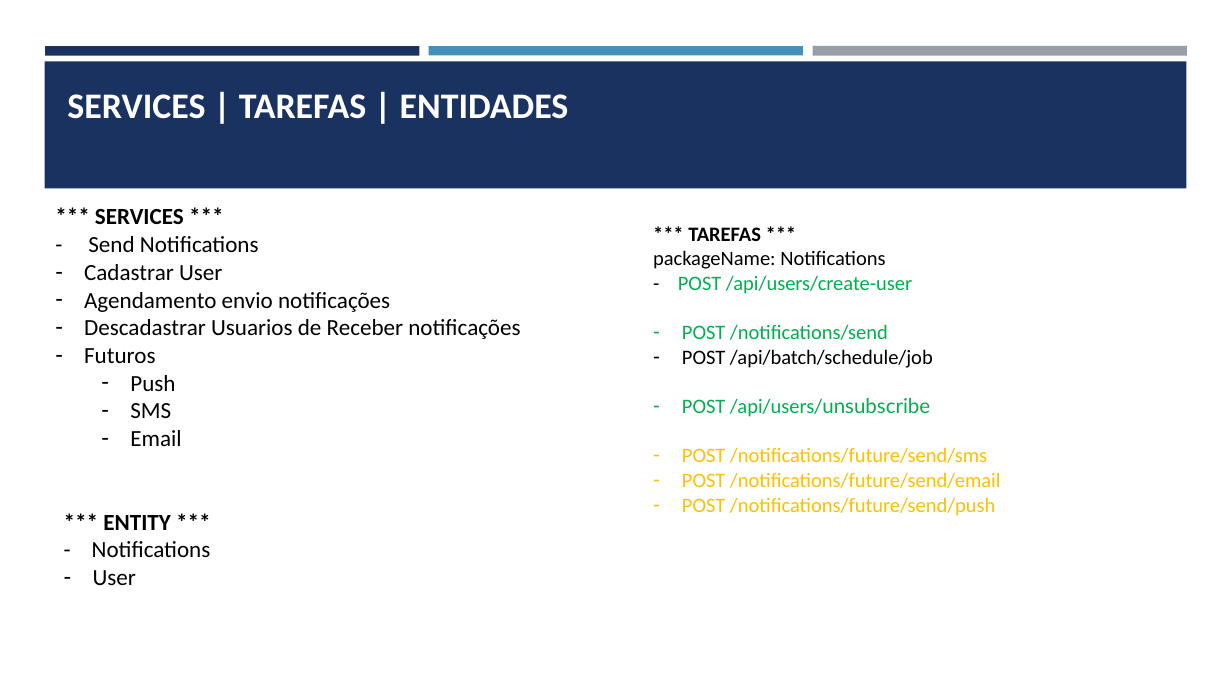
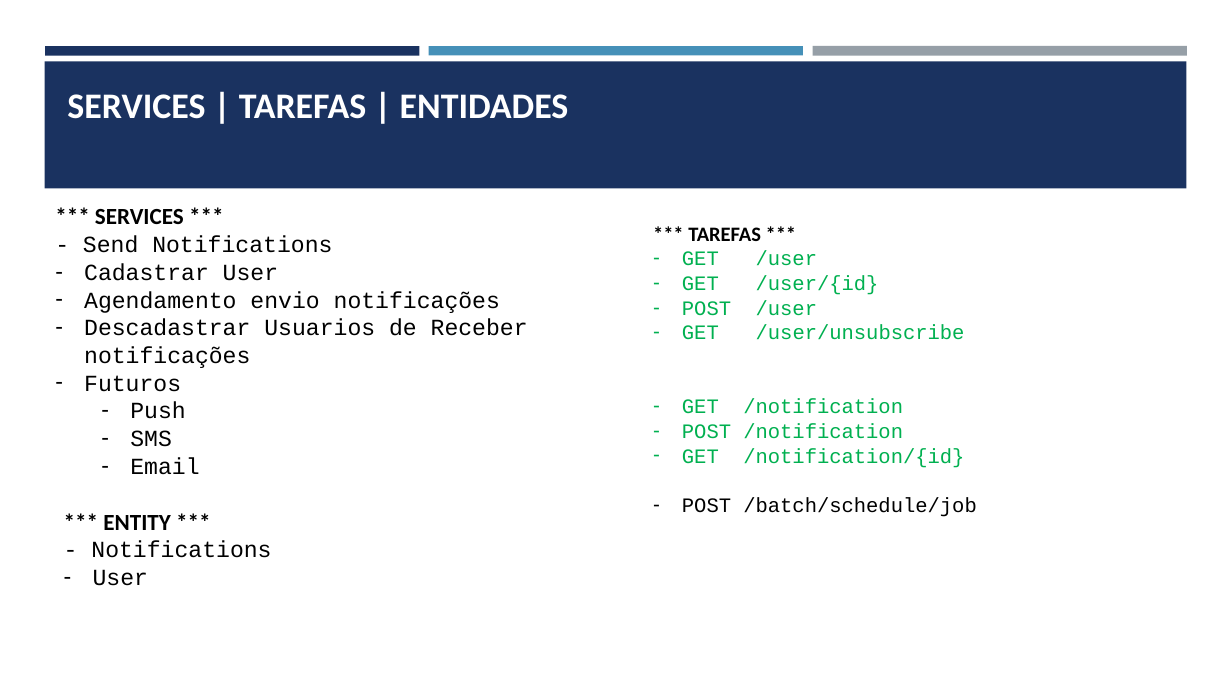
Before and after one commit to fahpsouza/notifications, a slide deck: slide 3 of docs/Notifications App.pptx. Drawn at 1232x693 pixels with LibreOffice and Linux fonts; fonts in the diff are those of the drawing. Boxes give left, top, right and bottom in pixels: in the first picture for what was removed or moved away, otherwise in the second. Text is boxed around its words. In the diff, an @@ line names an element or a change of style, - is before the commit and + after.

```diff
--- a/docs/Notifications App.pptx
+++ b/docs/Notifications App.pptx
@@ text at box(83, 235, 528, 475): font Calibri to Courier New in "- Send Notifications", "Cadastrar User", "Agendamento envio notificações", "Descadastrar Usuarios de Receber notificações" and 4 more places @@
@@ text at box(682, 251, 976, 517): text changed; font Calibri to Courier New; text colour #FFC000 to #00B050 @@
-packageName: Notifications
-- POST /api/users/create-user
-– POST /notifications/send
-– POST /api/batch/schedule/job
-– POST /api/users/unsubscribe
-– POST /notifications/future/send/sms
-– POST /notifications/future/send/email
-– POST /notifications/future/send/push
+– GET /user
+– GET /user/{id}
+– POST /user
+– GET /user/unsubscribe
+– GET /notification
+– POST /notification
+– GET /notification/{id}
+– POST /batch/schedule/job
@@ text at box(91, 541, 271, 586): font Calibri to Courier New in "- Notifications", "User" @@
```
Also in this commit, not shown: 1 slide added, 6 slides removed, 4 other files.
